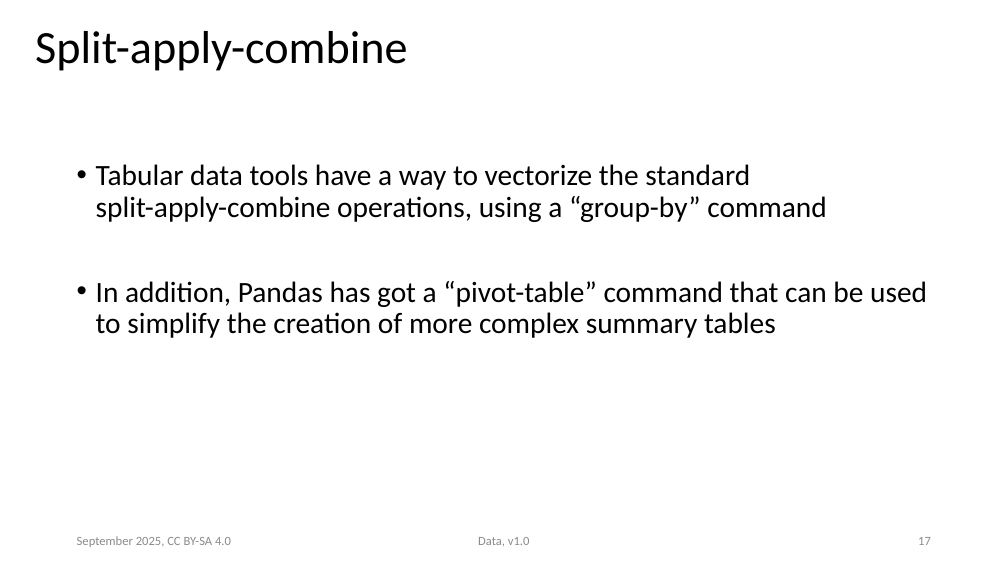
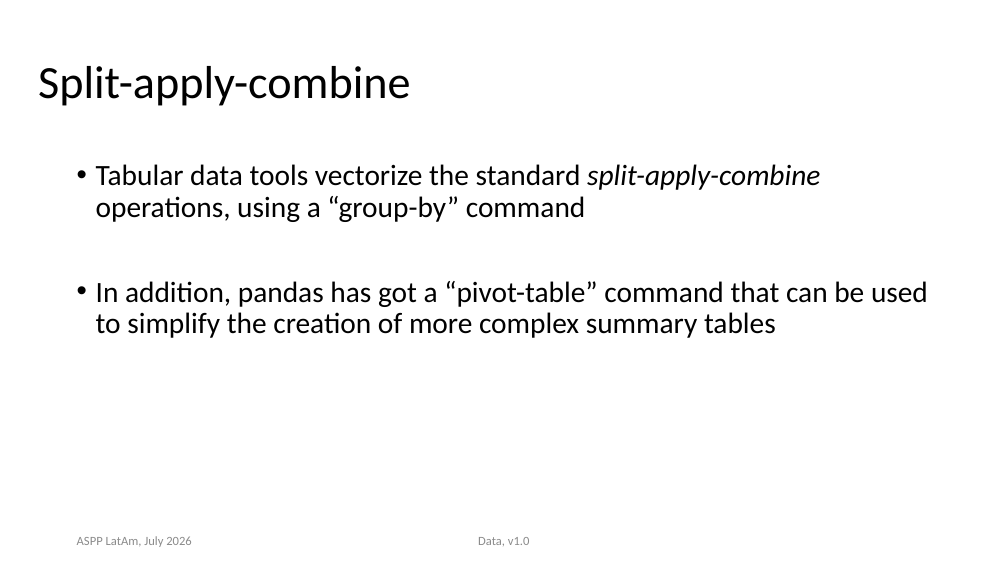
Before and after one commit to ASPP/data_class, a slide deck: slide 18 of tabular_data.pptx (slide 17 before the commit). Drawn at 1008x567 pixels with LibreOffice and Linux fonts; fonts in the diff are those of the drawing. Boxes give left, top, right and bottom in pixels: in the first picture for what was removed or moved away, otherwise in the second. Text is boxed around its words. In the diff, an @@ line names an element or a change of style, - is before the commit and + after.

Commit message:
tabular data presentation complete

```diff
--- a/tabular_data.pptx
+++ b/tabular_data.pptx
@@ title "Split-apply-combine": place and size @@
-title "Split-apply-combine" at box(35, 31, 407, 71)
+title "Split-apply-combine" at box(38, 66, 410, 106)
@@ text at box(96, 164, 928, 338): text changed @@
-• Tabular data tools have a way to vectorize the standard
-  split-apply-combine operations, using a “group-by” command
-• In addition, Pandas has got a “pivot-table” command that can be used to simplify the creation of more complex summary tables
+• Tabular data tools vectorize the standard split-apply-combine operations, using a “group-by” command
+• In addition, pandas has got a “pivot-table” command that can be used to simplify the creation of more complex summary tables
@@ text at box(77, 536, 192, 547): text changed @@
-September 2025, CC BY-SA 4.0
+ASPP LatAm, July 2026
@@ page number removed at box(918, 537, 931, 545) @@
-17
```
Also in this commit, not shown: 35 other slides changed, 18 slides added, 9 slides removed, 12 other files.
